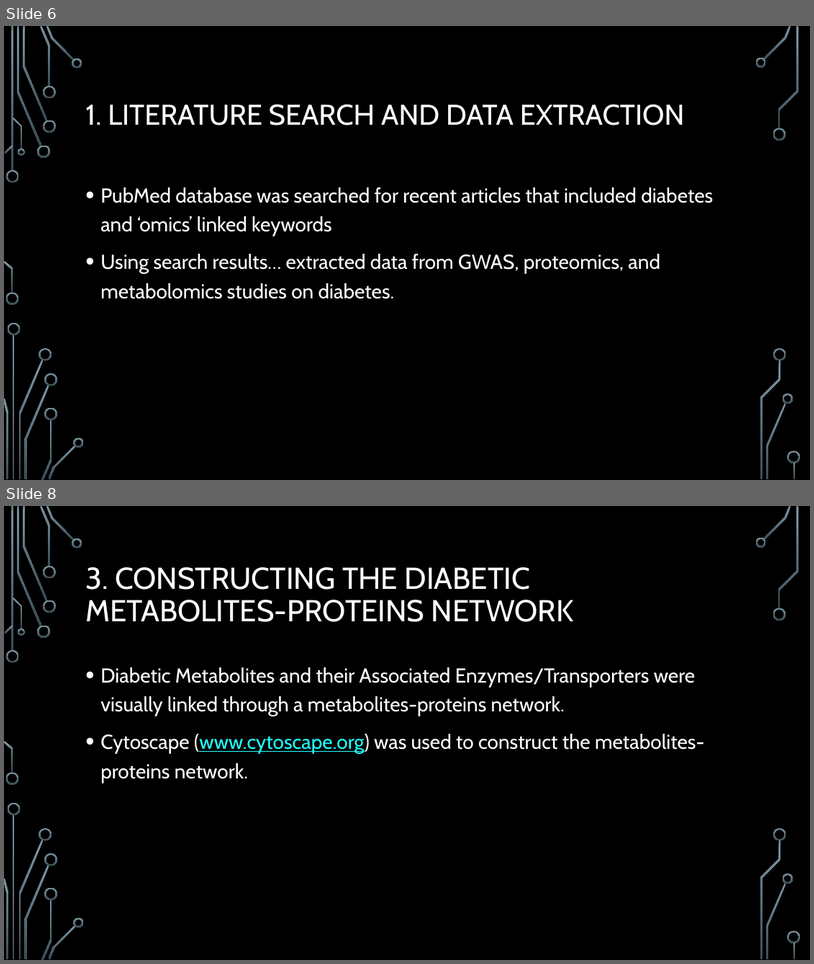
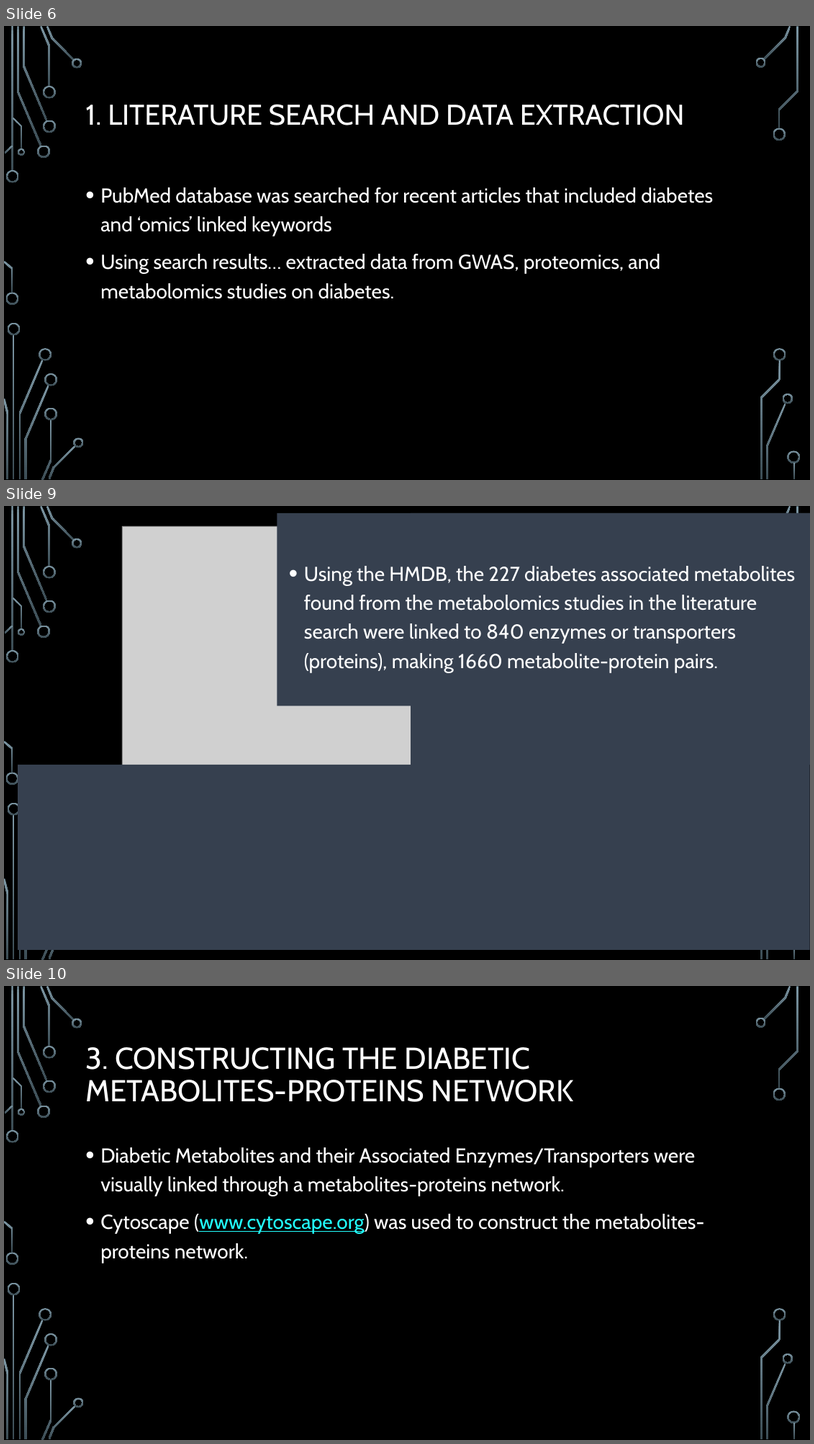
Before and after one commit to dtlehrer/repurp, a slide deck: KeyResources/Zhang_OmicsDataMining/Diabetes_2015/MethodsOverview_ZhangDiabetes.pptx. Shown one above the other, each under a label of ours: slides 6 and 8 before the commit, slides 6, 9 and 10 after it; the slides between them are not shown. The pictures are 814x964 and 814x1444 pixels, drawn with LibreOffice and Linux fonts; fonts in the diff are those of the drawing; grey boxes stand for pictures; background and template pictures are left out. Boxes give left, top, right and bottom in pixels: in the first picture for what was removed or moved away, otherwise in the second. Text is boxed around its words. In the diff, an @@ line names an element or a change of style, - is before the commit and + after.

```diff
--- a/KeyResources/Zhang_OmicsDataMining/Diabetes_2015/MethodsOverview_ZhangDiabetes.pptx
+++ b/KeyResources/Zhang_OmicsDataMining/Diabetes_2015/MethodsOverview_ZhangDiabetes.pptx
@@ slide 9 added at (x1=4, y1=506, x2=810, y2=960), background picture (left out); not listed: 27 template elements that a slide beside it also shows @@
@@ title added at (x1=4, y1=506, x2=810, y2=575), 36 pt, text #000000 @@
+RESULTS
@@ picture added at (x1=122, y1=526, x2=692, y2=937) @@
@@ rectangle added at (x1=278, y1=513, x2=810, y2=705), fill #36404F @@
@@ rectangle added at (x1=411, y1=513, x2=810, y2=764), fill #36404F @@
@@ text added at (x1=304, y1=566, x2=795, y2=672), 24 pt, text #FFFFFF @@
+• Using the HMDB, the 227 diabetes associated metabolites found from the metabolomics studies in the literature search were linked to 840 enzymes or transporters (proteins), making 1660 metabolite-protein pairs.
@@ rectangle added at (x1=18, y1=764, x2=810, y2=950), fill #36404F @@
@@ what was slide 8 is now slide 10 @@
```
Also in this commit, not shown: 4 slides changed, 19 other slides added.
